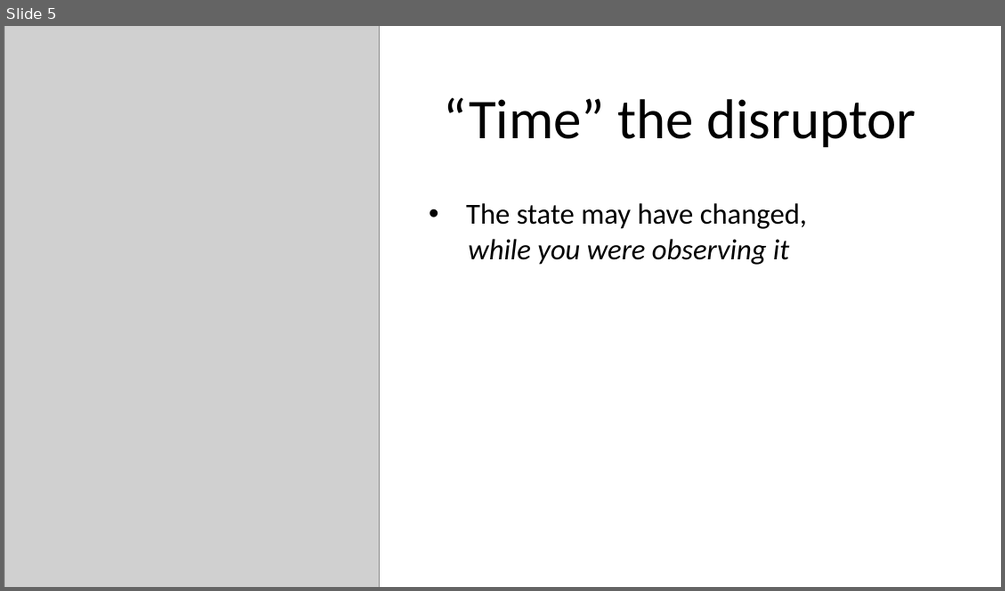
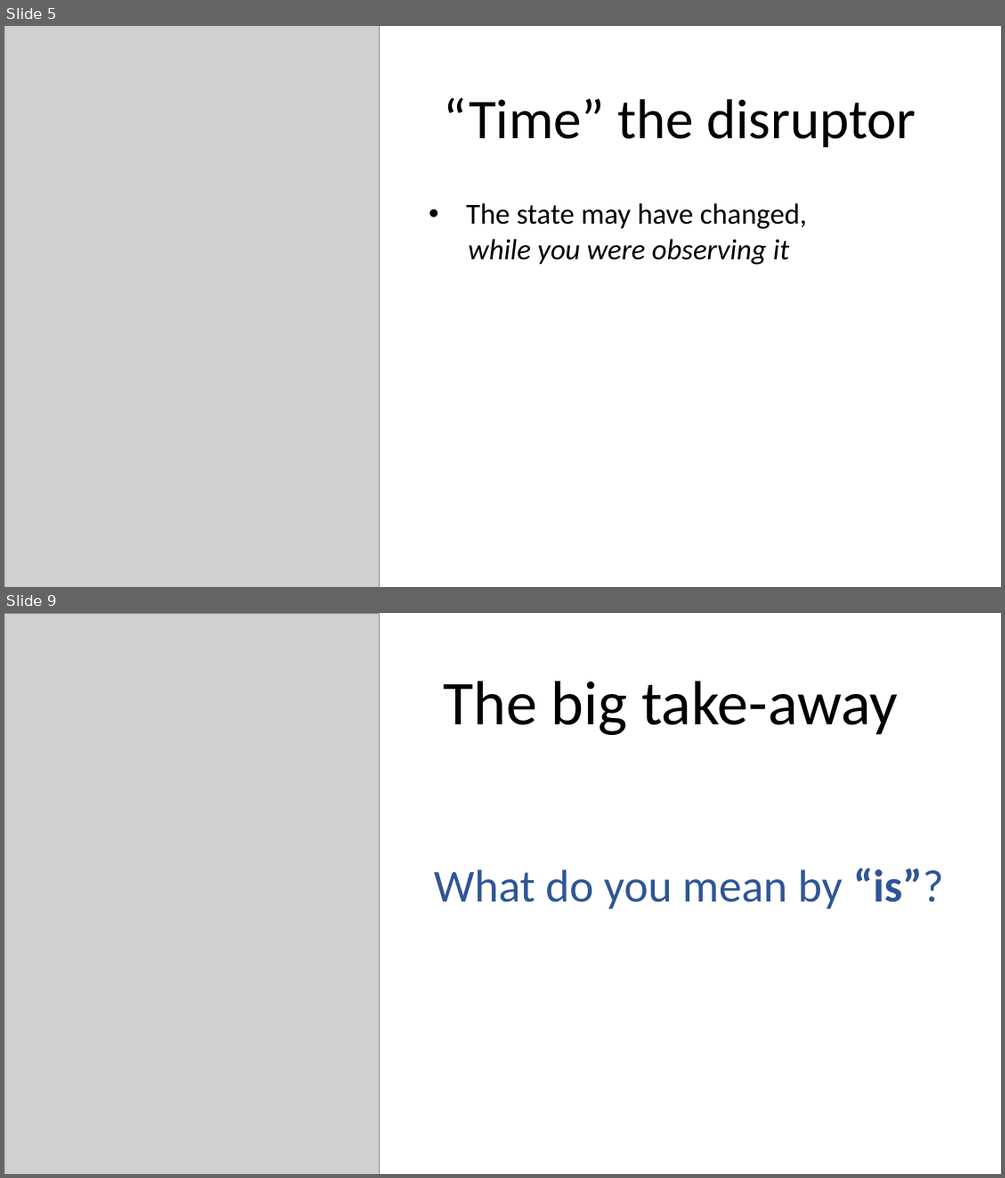
Before and after one commit to MerrionComputing/Presentations, a slide deck: A question of state.pptx. Shown one above the other, each under a label of ours: slide 5 before the commit, slides 5 and 9 after it; the slides between them are not shown. The pictures are 1005x591 and 1005x1178 pixels, drawn with LibreOffice and Linux fonts; fonts in the diff are those of the drawing; grey boxes stand for pictures. Boxes give left, top, right and bottom in pixels: in the first picture for what was removed or moved away, otherwise in the second. Text is boxed around its words. In the diff, an @@ line names an element or a change of style, - is before the commit and + after.

```diff
--- a/A question of state.pptx
+++ b/A question of state.pptx
@@ slide 9 added at [4,613,1001,1174], background #FFFFFF @@
@@ picture added at [4,613,380,1174] @@
@@ title added at [443,681,898,735], 60 pt, text #000000 @@
+The big take-away
@@ text added at [434,868,944,909], 44 pt, text #2F5597 @@
+What do you mean by “is”?
```
Also in this commit, not shown: 3 slides changed, 1 other slide added, 1 other file.
